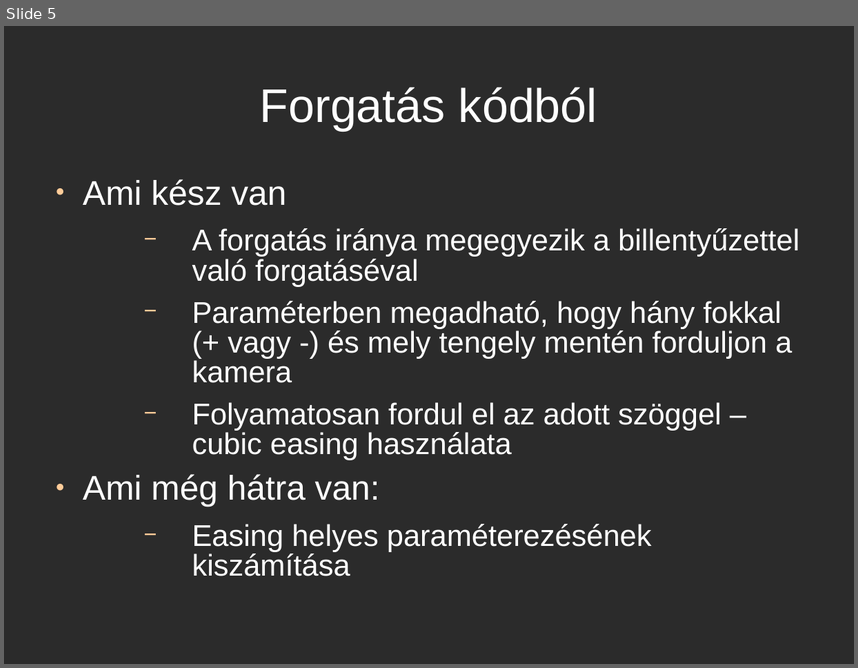
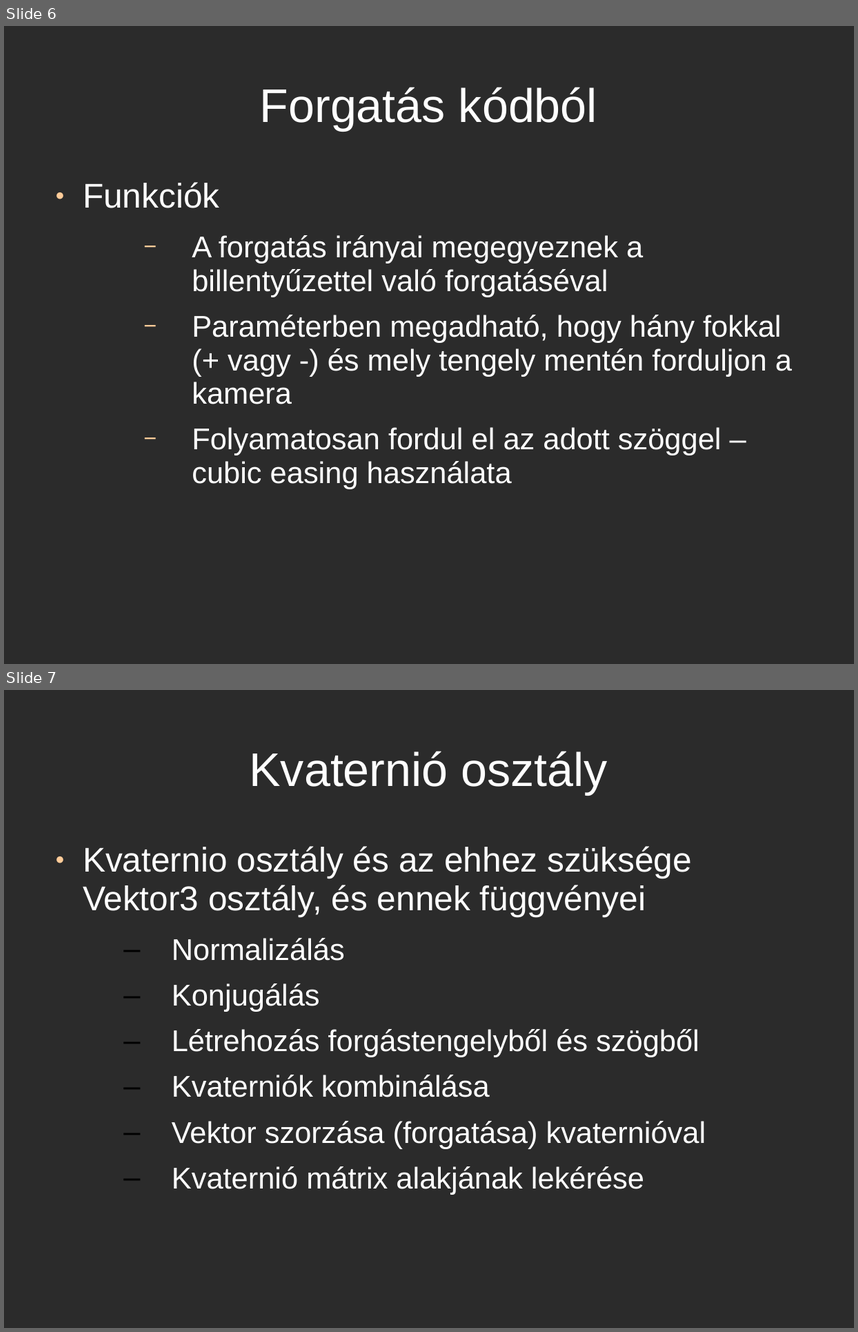
Before and after one commit to csko/Pool, a slide deck: Milestone 1/doc/borde_sandor_m1.ppt. Shown one above the other, each under a label of ours: slide 5 before the commit, slides 6 and 7 after it. The pictures are 858x668 and 858x1332 pixels, drawn with LibreOffice and Linux fonts; fonts in the diff are those of the drawing; background and template pictures are left out; a plain dark background stands for a picture behind light text. Boxes give left, top, right and bottom in pixels: in the first picture for what was removed or moved away, otherwise in the second. Text is boxed around its words. In the diff, an @@ line names an element or a change of style, - is before the commit and + after.

```diff
--- a/Milestone 1/doc/borde_sandor_m1.ppt
+++ b/Milestone 1/doc/borde_sandor_m1.ppt
@@ slide 7 added at (x1=4, y1=690, x2=854, y2=1328), background picture (left out) @@
@@ title added at (x1=249, y1=751, x2=608, y2=794), 44 pt, text #FFFFFF @@
+Kvaternió osztály
@@ text added at (x1=83, y1=846, x2=706, y2=1194), 28 pt, text #FFFFFF @@
+● Kvaternio osztály és az ehhez szüksége Vektor3 osztály, és ennek függvényei
+  – Normalizálás
+  – Konjugálás
+  – Létrehozás forgástengelyből és szögből
+  – Kvaterniók kombinálása
+  – Vektor szorzása (forgatása) kvaternióval
+  – Kvaternió mátrix alakjának lekérése
@@ what was slide 5 is now slide 6 @@
@@ slide 6 changed as well @@
@@ text at (x1=83, y1=182, x2=643, y2=297): text changed @@
-● Ami kész van
-  − A forgatás iránya megegyezik a billentyűzettel való forgatáséval
+● Funkciók
+  − A forgatás irányai megegyeznek a billentyűzettel való forgatáséval
@@ text at (x1=192, y1=314, x2=792, y2=489): line spacing 0.83 to 0.93 @@
@@ text at (x1=83, y1=474, x2=652, y2=576): paragraphs removed @@
-● Ami még hátra van:
-  − Easing helyes paraméterezésének kiszámítása
```
Also in this commit, not shown: 3 other slides changed, 4 other slides added, 1 slide removed, 6 other files.
